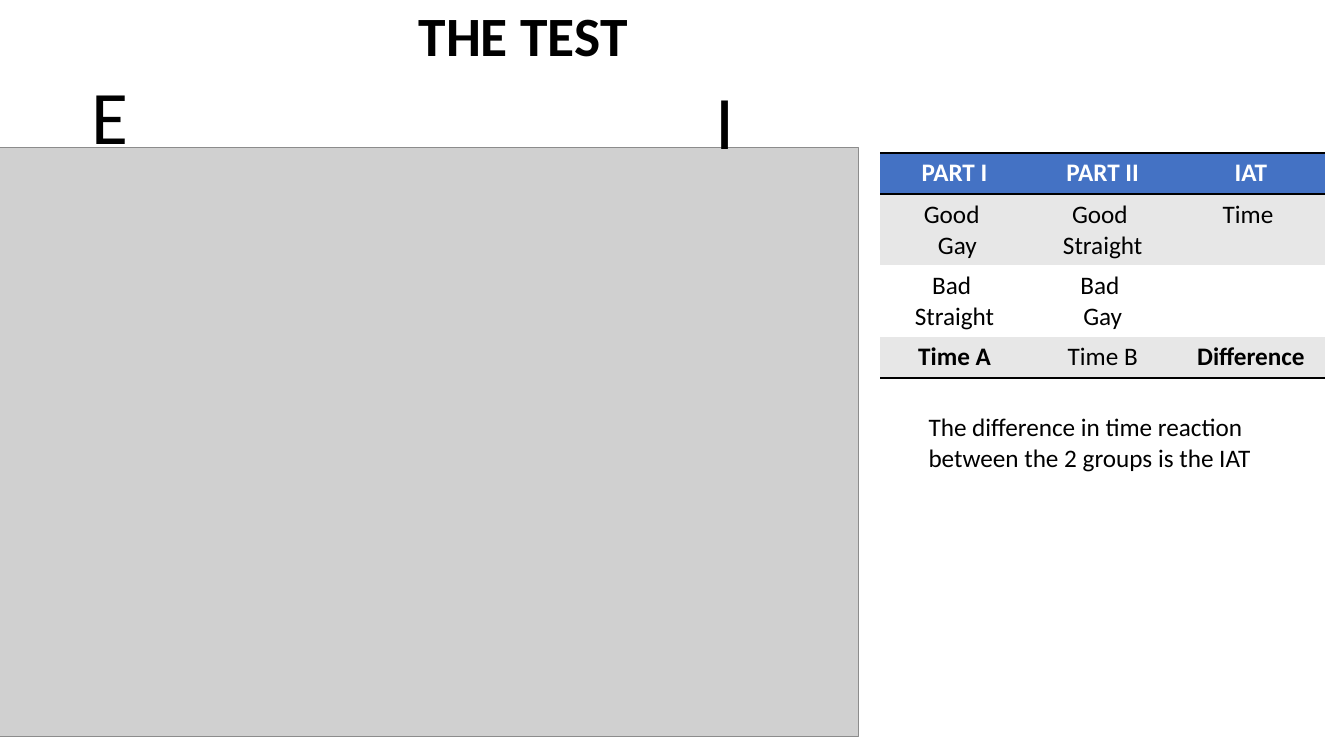
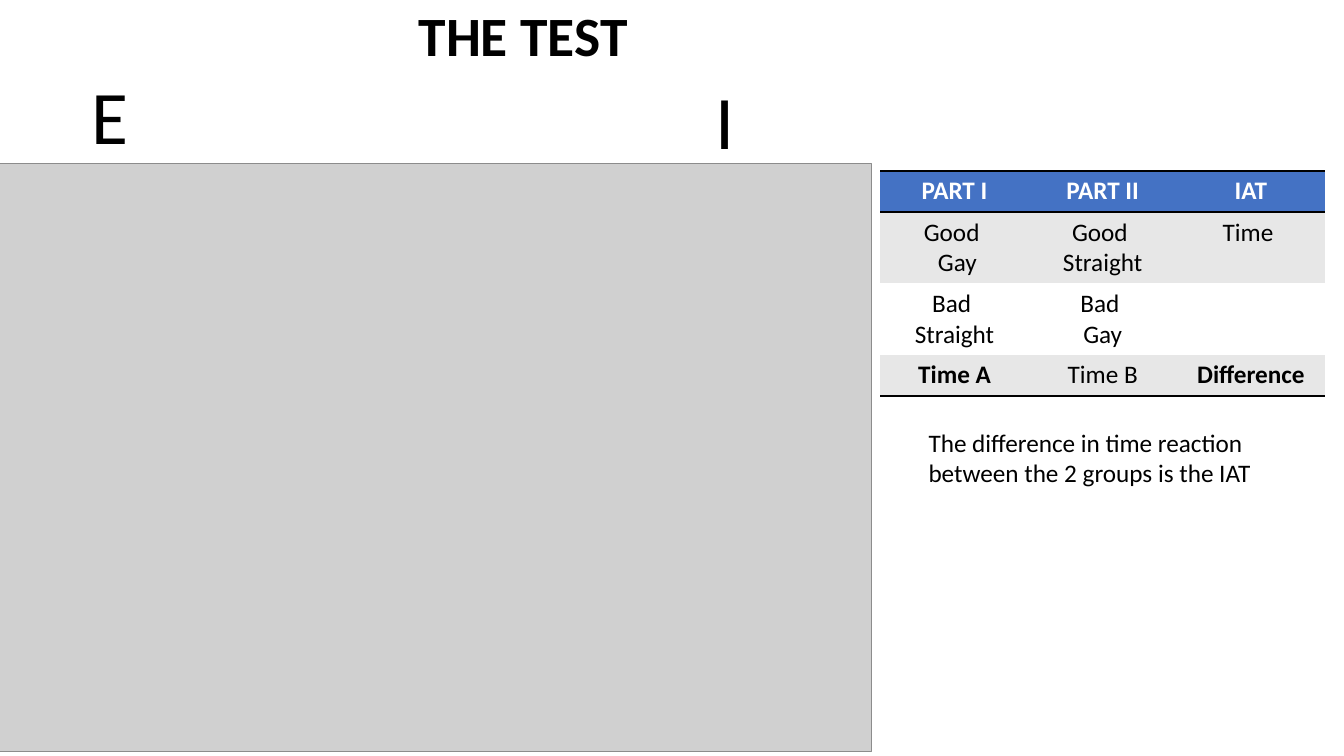
Before and after one commit to tommella90/TommasoLaboratories, a slide deck: slide 4 of MidTermProject/presentation.pptx. Drawn at 1344x756 pixels with LibreOffice and Linux fonts; fonts in the diff are those of the drawing; grey boxes stand for pictures. Boxes give left, top, right and bottom in pixels: in the first picture for what was removed or moved away, otherwise in the second. Text is boxed around its words. In the diff, an @@ line names an element or a change of style, - is before the commit and + after.

```diff
--- a/MidTermProject/presentation.pptx
+++ b/MidTermProject/presentation.pptx
@@ picture: place and size @@
-picture at box(0, 148, 859, 737)
+picture at box(0, 163, 871, 752)
@@ table: place and size @@
-table at box(880, 153, 1325, 378)
+table at box(880, 170, 1325, 395)
@@ text "The difference in time reaction ...": place and size @@
-text "The difference in time reaction ..." at box(929, 418, 1250, 472)
+text "The difference in time reaction ..." at box(929, 434, 1250, 487)
```
Also in this commit, not shown: 4 other slides changed, 3 other files.
